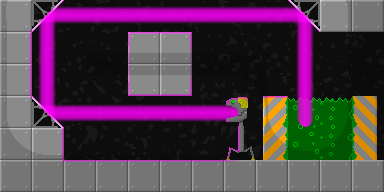
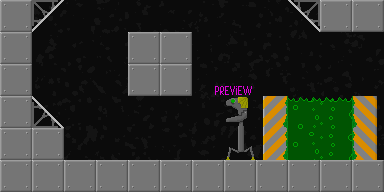
Comparing the layer stacks of the two 384 × 192 images. Changes:
added layer "Paint Layer 13" above "lighting 04" over [left=128, top=64, right=256, bottom=162]
hid "lighting 04", painted on it over [left=6, top=0, right=348, bottom=162]
showed "lighting no", painted on it over [left=6, top=0, right=348, bottom=162]
hid "laser 4" over [left=6, top=0, right=348, bottom=162]
painted on "Background" over [left=6, top=0, right=348, bottom=162]
